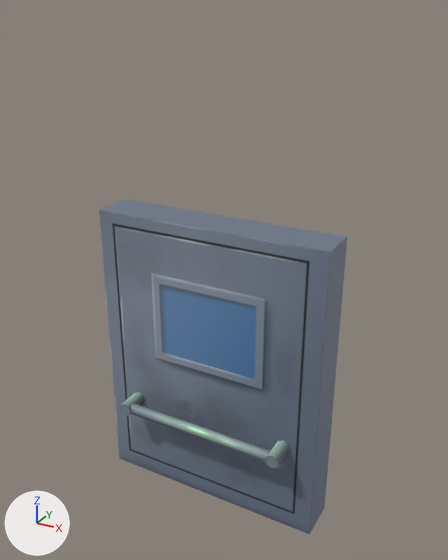
The FBX model quantum_unity/Assets/Models/Stages/Alleyway/Small_Door.fbx, before and after one commit.
Before and after are seen from a 50 mm lens placed at (1.561, -1.986, 1.945), pointed at (0.517, -0.087, 0.995). Arrows for +X, +Y and +Z are at lower left; the lights stay in place. Where no turn or scale is listed for an object, it has been applied to the vertices.

The scene before the commit, as lines of its bpy script (objects in view):
```python
mat_m_trimsheet_01 = principled_material('M_TrimSheet_01')
mat_m_trimsheet_01.texture = img_trimsheet_01_png
me_mesh = bpy.data.meshes.new('Mesh')
me_mesh.from_pydata(...)  # 8 vertices, 5 faces; spans x -0.478..0.478, y -0.084..0.084, z -0.609..0.609
me_mesh.materials.append(mat_m_trimsheet_01)  # picture img_trimsheet_01_png
me_mesh_001 = bpy.data.meshes.new('Mesh.001')
me_mesh_001.from_pydata(...)  # 16 vertices, 9 faces; spans x -0.0295..0.0295, y -0.0533..0.0533, z -0.0295..0.0295
me_mesh_001.materials.append(mat_m_trimsheet_01)  # picture img_trimsheet_01_png
me_mesh_002 = bpy.data.meshes.new('Mesh.002')
me_mesh_002.from_pydata(...)  # 16 vertices, 9 faces; spans x -0.0295..0.0295, y -0.0533..0.0533, z -0.0295..0.0295
me_mesh_002.materials.append(mat_m_trimsheet_01)  # picture img_trimsheet_01_png
me_mesh_003 = bpy.data.meshes.new('Mesh.003')
me_mesh_003.from_pydata(...)  # 16 vertices, 8 faces; spans x -0.347..0.347, y -0.023..0.023, z -0.023..0.023
me_mesh_003.materials.append(mat_m_trimsheet_01)  # picture img_trimsheet_01_png
ob_pcube23 = bpy.data.objects.new('pCube23', me_mesh)
ob_pcube23.location = (0.478, -0.084, 0.609)
ob_pcylinder21 = bpy.data.objects.new('pCylinder21', me_mesh_003)
ob_pcylinder21.location = (0.487, -0.245, 0.386)
ob_pcylinder24 = bpy.data.objects.new('pCylinder24', me_mesh_001)
ob_pcylinder24.location = (0.141, -0.217, 0.386)
ob_pcylinder25 = bpy.data.objects.new('pCylinder25', me_mesh_002)
ob_pcylinder25.location = (0.822, -0.217, 0.386)
```
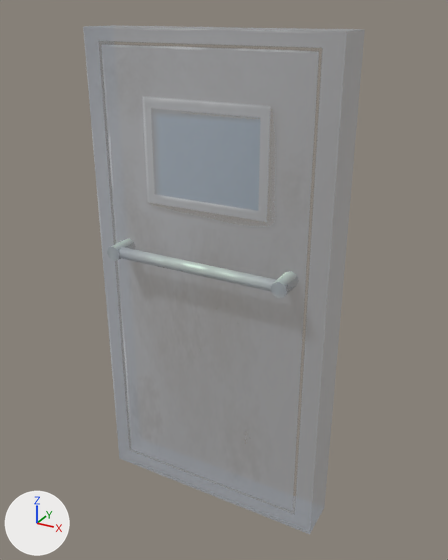
Edits to the bpy script that builds the scene:
```text
Change img_trimsheet_01_png:
    img_trimsheet_01_png: load_image('TrimSheet_01.png', '../../../Textures/TrimSheet_01.png', 2048, 2048, 'sRGB') -> load_image('TrimSheet_01.png', '../../../Textures/TrimSheet_01.png', 2048, 2048, 'Non-Color')
Change mat_m_trimsheet_01:
    add n3 = _N.new('ShaderNodeTexImage'); n3.name = 'Image Texture.001'
    add n3.image = img_trimsheet_01_png
    where n0 = _N.new('ShaderNodeBsdfPrincipled'); n0.name = 'Principled BSDF'
    add _L.new(n3.outputs[0], n0.inputs[4])  # 'Color' to 'Alpha'
Change me_mesh:
    used by ob_pcube23; location = (0.478, -0.084, 0.609)
    remove me_mesh.from_pydata(...)  # 8 vertices, 5 faces; spans x -0.478..0.478, y -0.084..0.084, z -0.609..0.609
    add me_mesh.from_pydata(...)  # 20 vertices, 14 faces; spans x -0.478..0.478, y -0.084..0.084, z -0.609..1.274
    me_mesh part 1
    4 vertices are removed from x -0.478..0.478, y -0.084..0.084, z 0.609
    4 faces are deleted
    16 vertices are added at x -0.478..0.478, y -0.084..0.084, z -0.498..1.274
    13 new faces join them
Change ob_pcylinder21:
    ob_pcylinder21.location: (0.487, -0.245, 0.386) -> (0.487, -0.245, 1.094)
Change ob_pcylinder25:
    ob_pcylinder25.location: (0.822, -0.217, 0.386) -> (0.822, -0.217, 1.094)
Change ob_pcylinder24:
    ob_pcylinder24.location: (0.141, -0.217, 0.386) -> (0.141, -0.217, 1.094)
```

What differs and where, as boxes (x1, y1, x2, y2) in the pictures (448 x 560 px):
'pCube23', surface changed, reshaped
    before: (99, 199, 347, 534)
    after: (83, 27, 347, 452)
'pCylinder21', surface changed, moved
    before: (131, 403, 271, 461)
    after: (116, 247, 284, 291)
'pCylinder25', surface changed, moved
    before: (265, 441, 290, 468)
    after: (271, 271, 296, 298)
'pCylinder24', surface changed, moved
    before: (120, 392, 145, 416)
    after: (107, 239, 132, 261)
